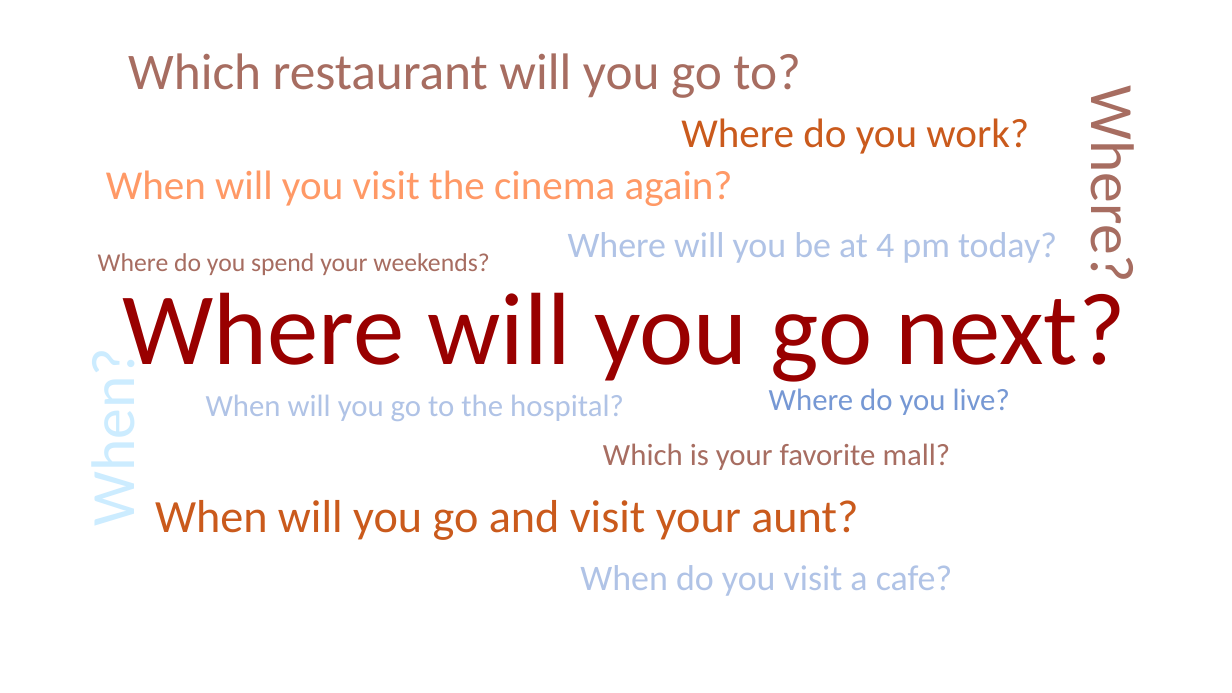
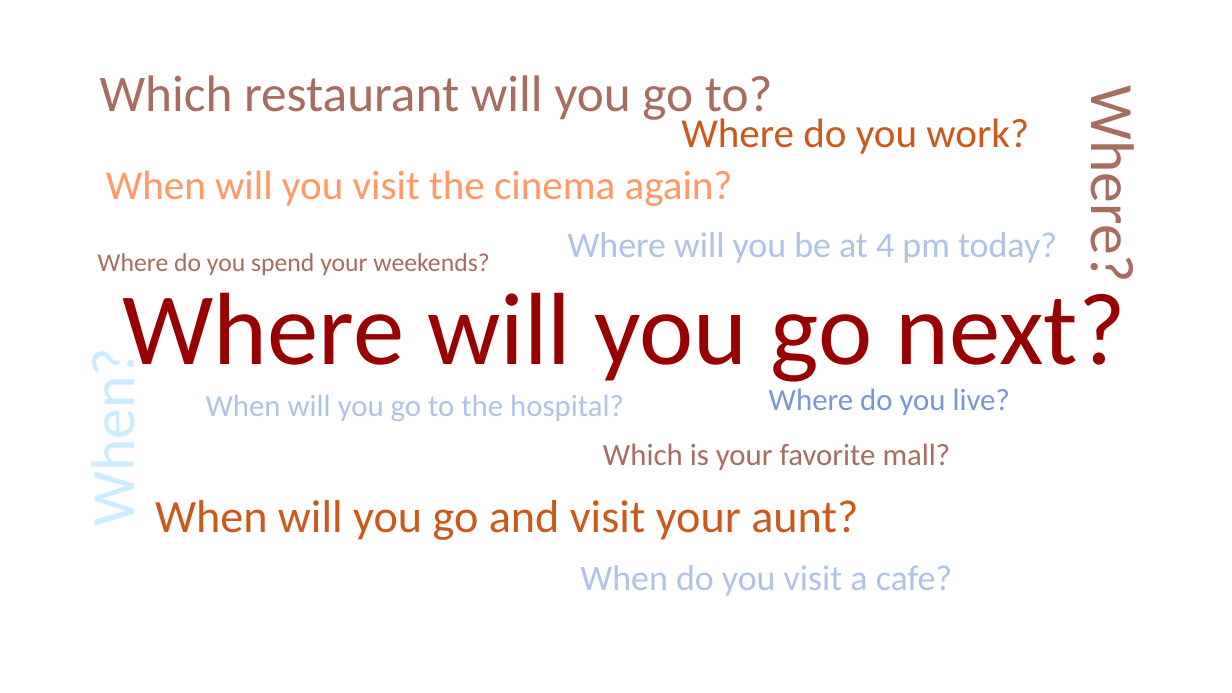
Before and after one commit to shank121991/winthesislocation, a slide deck: slide 2 of Writings/Final.pptx. Drawn at 1232x693 pixels with LibreOffice and Linux fonts; fonts in the diff are those of the drawing. Boxes give left, top, right and bottom in pixels: in the first picture for what was removed or moved away, otherwise in the second. Text is boxed around its words. In the diff, an @@ line names an element or a change of style, - is before the commit and + after.

```diff
--- a/Writings/Final.pptx
+++ b/Writings/Final.pptx
@@ text "Which restaurant will you go ..." moved from (x1=128, y1=53, x2=800, y2=98) to (x1=100, y1=75, x2=772, y2=123) @@
```
Also in this commit, not shown: 6 other slides changed, 2 slides added, 2 other files.
